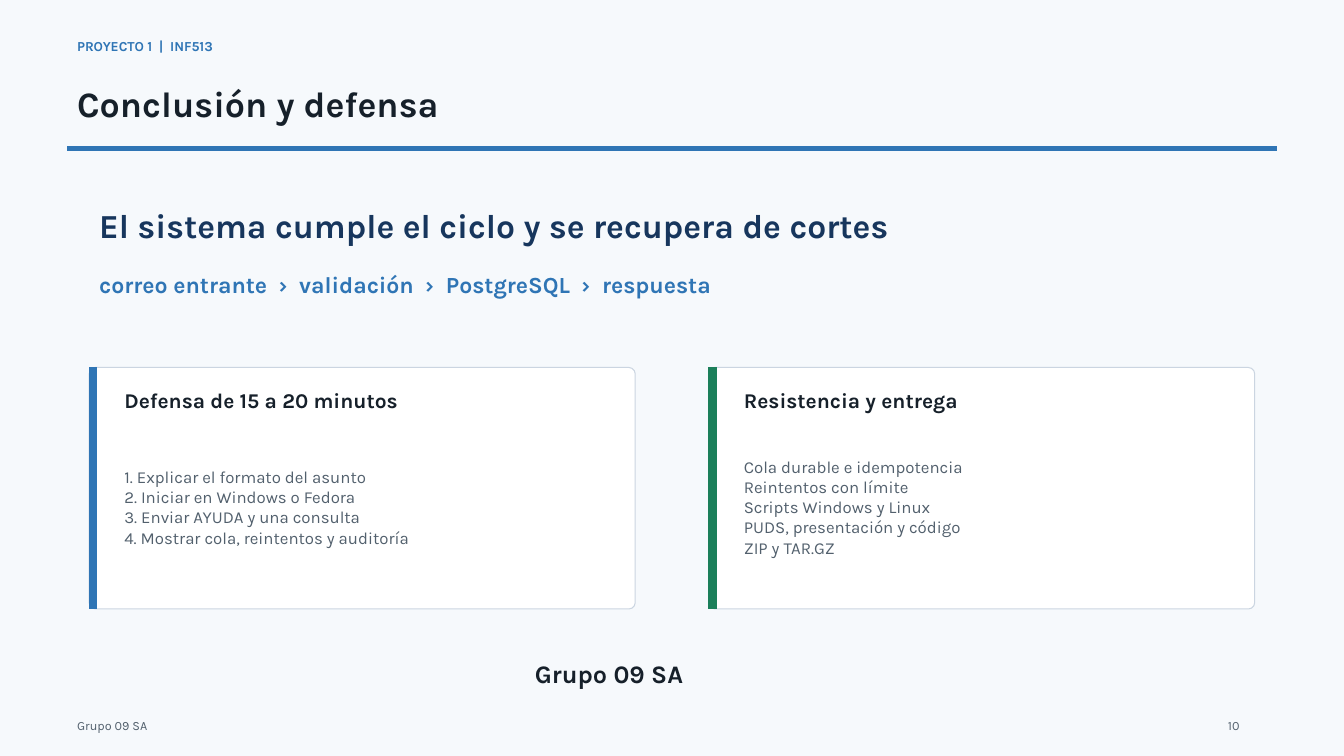
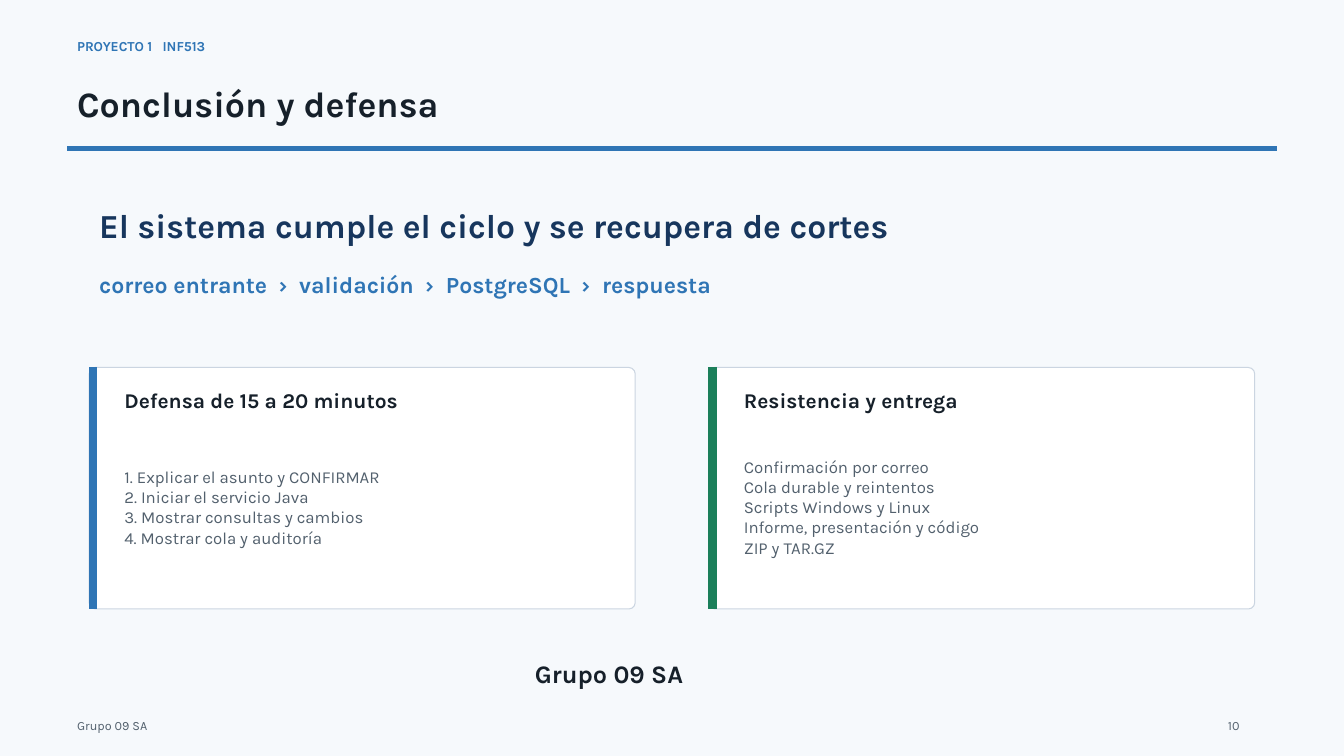
Before and after one commit to BrayanJoelRamosVargas1/inf513-proyecto1, a slide deck: slide 10 of entrega/Presentacion_INF513_P1_Grupo09SA.pptx. Drawn at 1344x756 pixels with LibreOffice and Linux fonts; fonts in the diff are those of the drawing. Boxes give left, top, right and bottom in pixels: in the first picture for what was removed or moved away, otherwise in the second. Text is boxed around its words. In the diff, an @@ line names an element or a change of style, - is before the commit and + after.

```diff
--- a/entrega/Presentacion_INF513_P1_Grupo09SA.pptx
+++ b/entrega/Presentacion_INF513_P1_Grupo09SA.pptx
@@ text at [77, 42, 206, 51]: text changed @@
-PROYECTO 1 | INF513
+PROYECTO 1 INF513
@@ text at [124, 471, 379, 548]: text changed @@
-1. Explicar el formato del asunto
-2. Iniciar en Windows o Fedora
-3. Enviar AYUDA y una consulta
-4. Mostrar cola, reintentos y auditoría
+1. Explicar el asunto y CONFIRMAR
+2. Iniciar el servicio Java
+3. Mostrar consultas y cambios
+4. Mostrar cola y auditoría
@@ text at [744, 460, 935, 497]: text changed @@
-Cola durable e idempotencia
-Reintentos con límite
+Confirmación por correo
+Cola durable y reintentos
@@ text at [744, 520, 979, 537]: text changed @@
-PUDS, presentación y código
+Informe, presentación y código
```
Also in this commit, not shown: 9 other slides changed, 10 other files.
